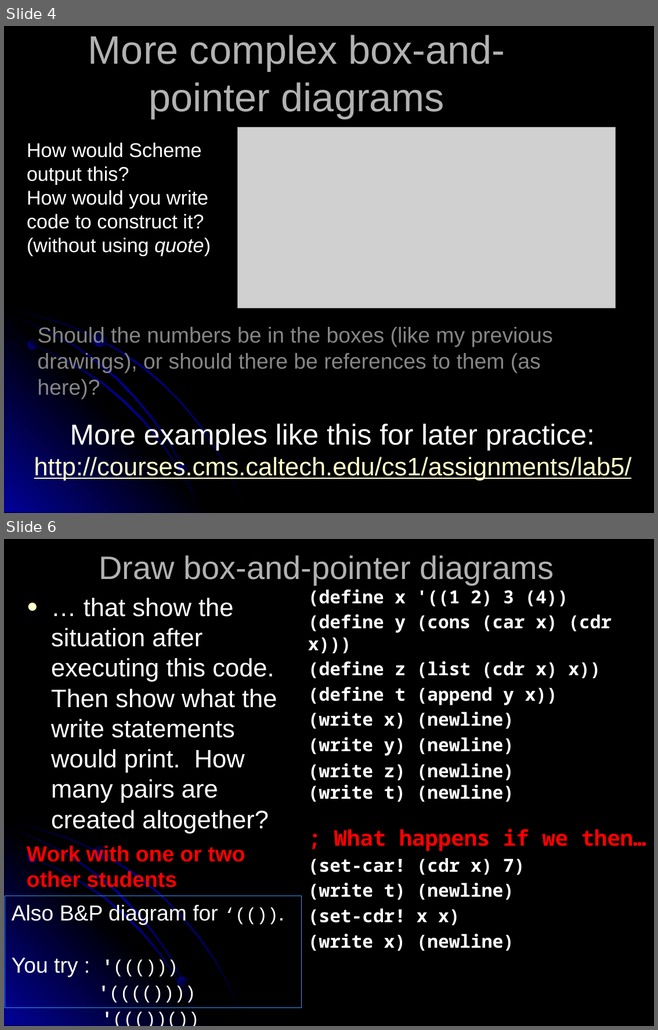
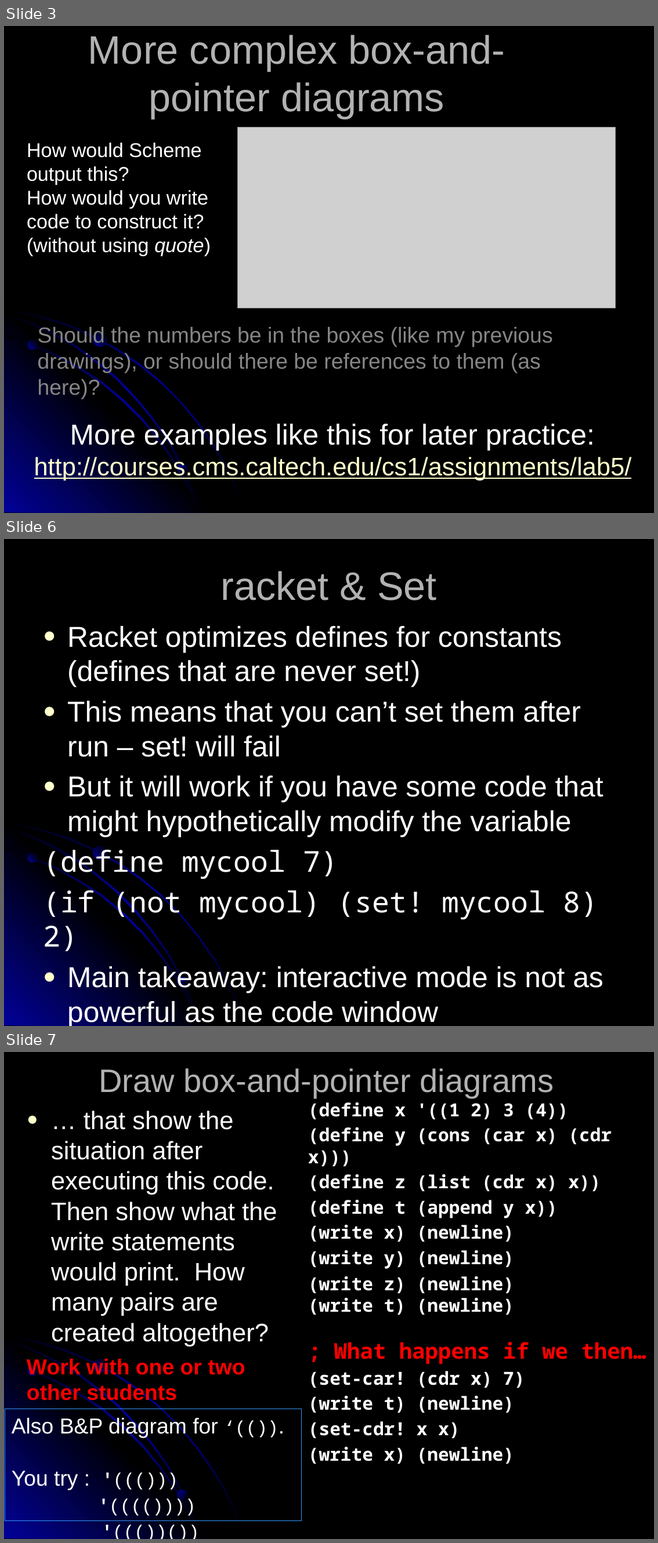
Before and after one commit to RHIT-CSSE/csse304, a slide deck: ClassMaterials/OddsAndEnds/06-OddsAndEnds.pptx. Shown one above the other, each under a label of ours: slides 4 and 6 before the commit, slides 3, 6 and 7 after it; the slides between them are not shown. The pictures are 658x1030 and 658x1543 pixels, drawn with LibreOffice and Linux fonts; fonts in the diff are those of the drawing; grey boxes stand for pictures. Boxes give left, top, right and bottom in pixels: in the first picture for what was removed or moved away, otherwise in the second. Text is boxed around its words. In the diff, an @@ line names an element or a change of style, - is before the commit and + after.

```diff
--- a/ClassMaterials/OddsAndEnds/06-OddsAndEnds.pptx
+++ b/ClassMaterials/OddsAndEnds/06-OddsAndEnds.pptx
@@ slide 6 added at (4,539,654,1026), background #000000; not listed: 7 template elements that a slide beside it also shows @@
@@ title added at (220,571,437,600), 44 pt, text #B2B2B2 @@
+racket & Set
@@ text added at (43,626,603,1026), 32 pt, text #FFFFFF @@
+● Racket optimizes defines for constants (defines that are never set!)
+● This means that you can’t set them after run – set! will fail
+● But it will work if you have some code that might hypothetically modify the variable
+(define mycool 7)
+(if (not mycool) (set! mycool 8) 2)
+● Main takeaway: interactive mode is not as powerful as the code window
@@ what was slide 4 is now slide 3 @@
@@ what was slide 6 is now slide 7 @@
```
Also in this commit, not shown: 1 slide changed, 1 other slide added, 2 other files.
